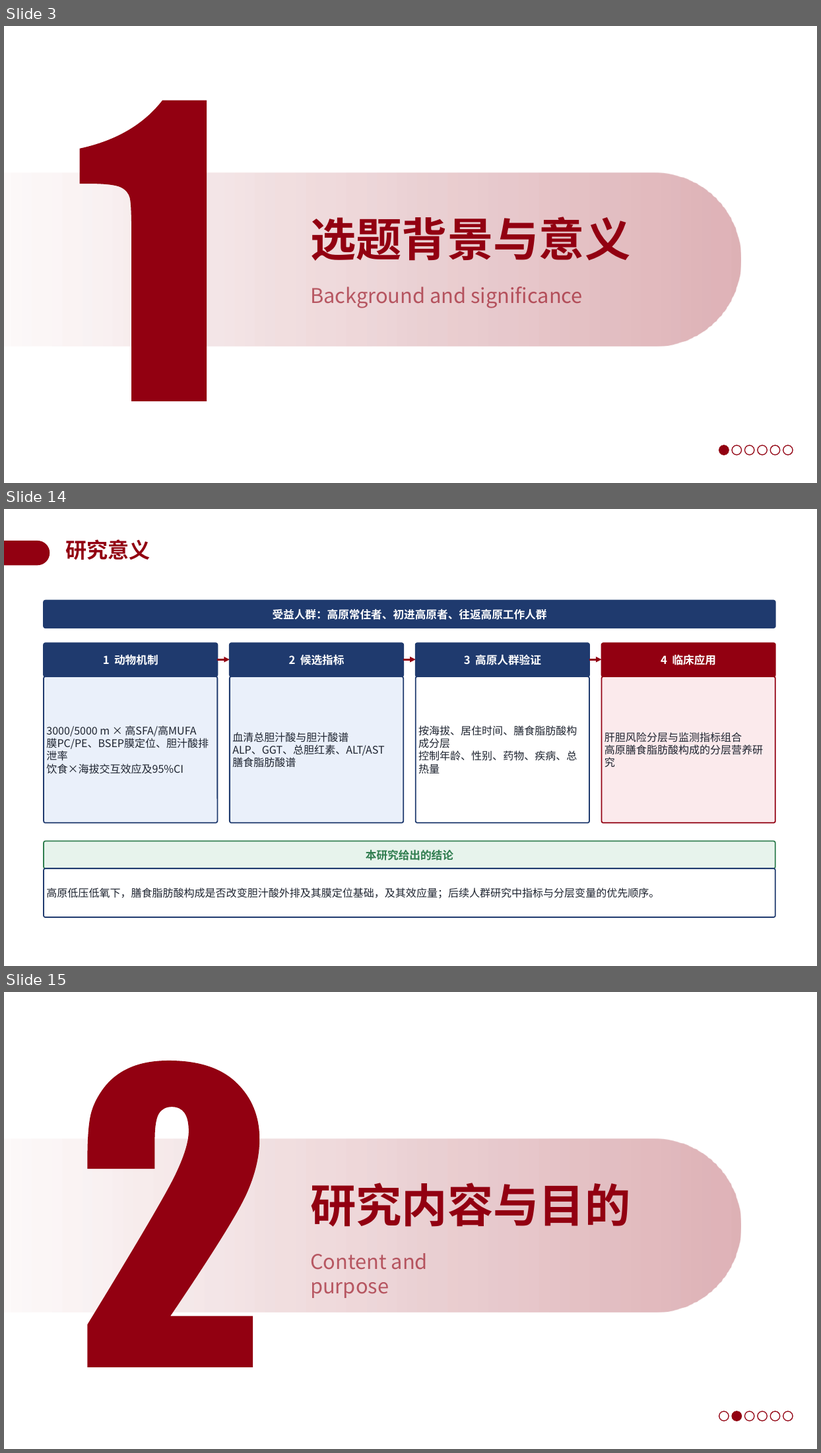
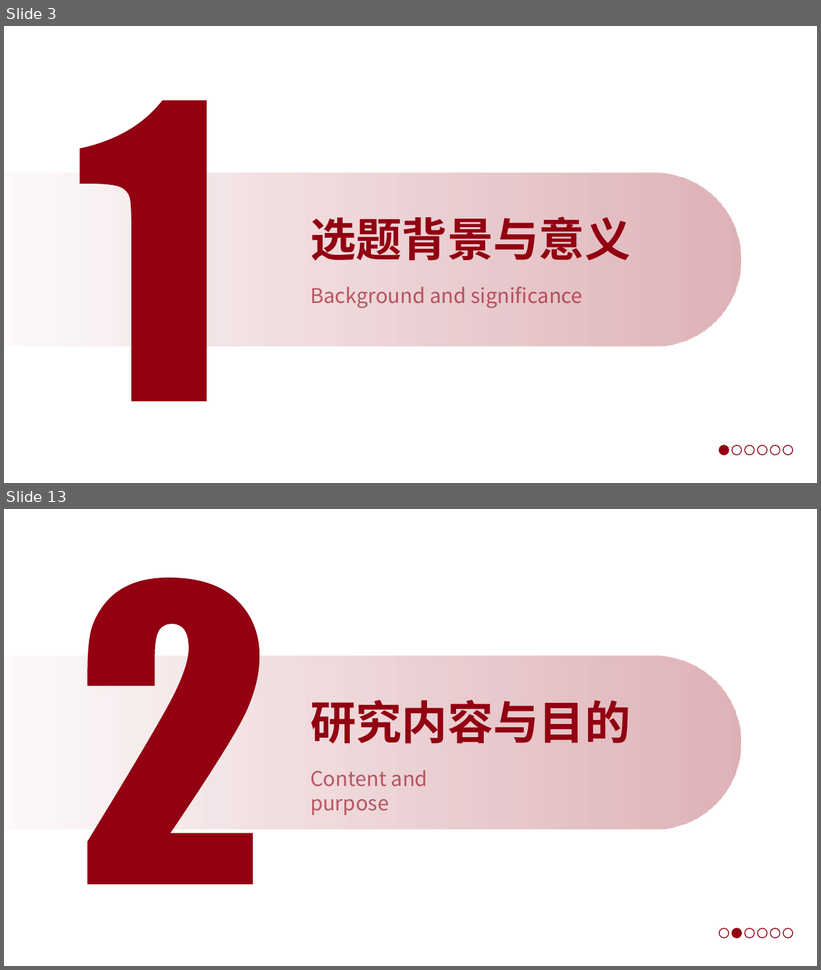
Before and after one commit to a854589274-afk/1, a slide deck: 开题答辩PPT_BSEP高原低压低氧.pptx. Shown one above the other, each under a label of ours: slides 3, 14 and 15 before the commit, slides 3 and 13 after it; the slides between them are not shown. The pictures are 821x1453 and 821x970 pixels, drawn with LibreOffice and Linux fonts; fonts in the diff are those of the drawing; background and template pictures are left out. Boxes give left, top, right and bottom in pixels: in the first picture for what was removed or moved away, otherwise in the second. Text is boxed around its words. In the diff, an @@ line names an element or a change of style, - is before the commit and + after.

```diff
--- a/开题答辩PPT_BSEP高原低压低氧.pptx
+++ b/开题答辩PPT_BSEP高原低压低氧.pptx
@@ slide 14 removed at (4,509,817,966), background #FFFFFF @@
@@ freeform shape removed at (4,541,50,565) @@
@@ text removed at (66,539,151,560) @@
-研究意义
@@ group removed at (44,601,776,918): 11 rounded rectangles, 3 arrows @@
-受益人群：高原常住者、初进高原者、往返高原工作人群
-1 动物机制
-3000/5000 m × 高SFA/高MUFA
-膜PC/PE、BSEP膜定位、胆汁酸排
-泄率
-饮食×海拔交互效应及95%CI
-2 候选指标
-血清总胆汁酸与胆汁酸谱
-ALP、GGT、总胆红素、ALT/AST
-膳食脂肪酸谱
-3 高原人群验证
-按海拔、居住时间、膳食脂肪酸构
-成分层
-控制年龄、性别、药物、疾病、总
-热量
-4 临床应用
-肝胆风险分层与监测指标组合
-高原膳食脂肪酸构成的分层营养研
-究
-本研究给出的结论
-高原低压低氧下，膳食脂肪酸构成是否改变胆汁酸外排及其膜定位基础，及其效应量；后续人群研究中指标与分层变量的优先顺序。
@@ what was slide 15 is now slide 13 @@
```
Also in this commit, not shown: 2 slides changed, 16 slides added, 17 other slides removed.
